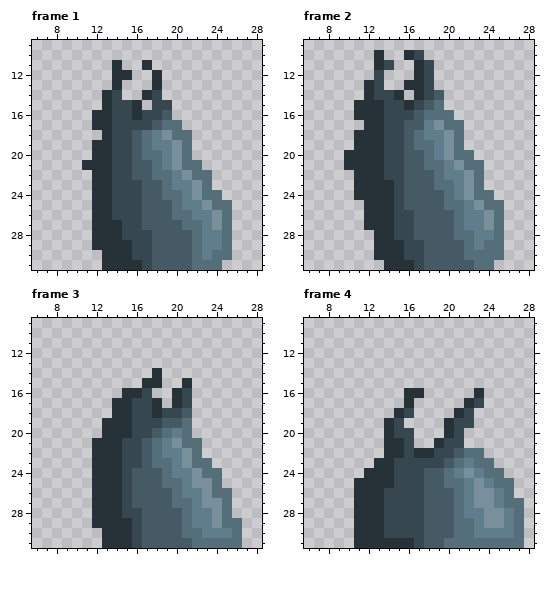
File history of a pixel-art file, Aseprite/Enemies/Slime/slime_hurt.aseprite. The picture above was drawn from the file before the commit.
64x64 pixels, 4 frames. Shown: frame 1: x 6..28, y 9..31; frame 2: x 6..28, y 9..31; frame 3: x 6..28, y 9..31; frame 4: x 6..28, y 9..31. The old version is drawn lined up with the new one, on the new canvas.
Once edited:
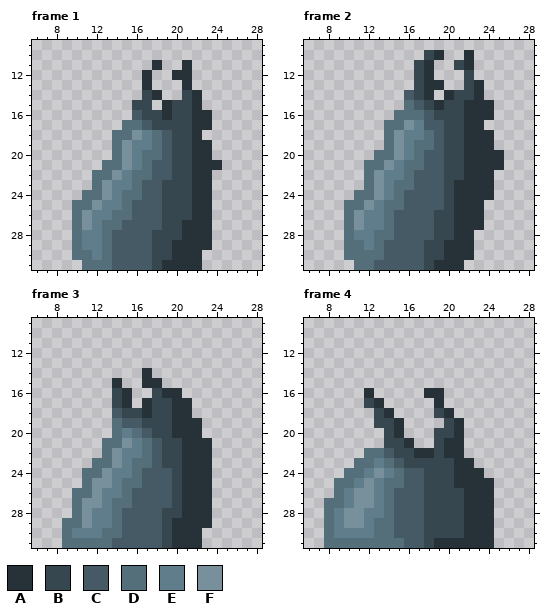
Palette (. is transparent): A #263238  B #37474f  C #455a64  D #546e7a  E #607d8b  F #78909c
Difference:
canvas 64x64 -> 32x32, the old top-left corner now at -12,-16 (the part of the old canvas that was cut away was empty and is not shown)
Changed rows in their new state; - is an unchanged pixel.
Frame 1:
first column x 10:
11 ----.--.A--A----
12 ----..-A.-AA----
13 ----.--A.--A----
14 ---..--BA--BA---
15 ---...BB.ABBA---
16 --....C--ABBAA--
17 --...DDCBBBBAA--
18 ---.DDFEDCBBA---
19 --..DFEEDCBBAA--
20 --..DFE--CBBAA--
21 -..DDFEDCCBBAAA-
22 --DDFEDDCCBBAA--
23 --DFEED--BBBAA--
24 -DDFEDD--BBBAA.-
25 DDFEEDC--BBBAA..
26 DFEEDDC--BBBAA..
27 DFEDDCC--BBAAA..
28 DEEDCCCCBBBAAA..
29 DEEDCCCCBBAAAA..
30 DDEDCCCCBBAAA...
31 -DDDCCCCBAAAA..-
Frame 2:
first column x 10:
10 ---.--..BA--A---
11 ---..--BA--BA---
12 ---.---BA---B---
13 --..--.BAA--BA--
14 --....CBA.ABBA--
15 -.....DCBABBAAA-
16 -....DDDCBBBAAA-
17 --..DDFECCBBAA--
18 -...DFEEDCBBAAA-
19 -...DFE--CBBAAA-
20 ...DDFEDCCBBAAAA
21 ..DDFEDDCCBBAAAA
22 -.DFEED--CBBAAA-
23 -.DFEDD--CBAAAA-
24 -DDFED----BAAAA-
25 DDFEDD----BAAA..
26 DFEEDCC--BBAAA..
27 DFEEDCC--BBAAA..
28 DEEDDCC--BBAA...
29 DDEDCCCCBBAAA...
30 DDDDCCCCBBAAA...
31 -DDCCCCCBAAA...-
Frame 3:
first column x 9:
14 --------A.--------
15 -----A------.-----
16 -----B-..BA-.-----
17 -----B-.ABB-A-----
18 -----CB-AB-AA-----
19 ----.DCC--BAAA----
20 ----.DEDCBBAAA----
21 ---.DDFEDCBBAAA---
22 ---.DFEEDCBBAAA---
23 ---DDFEDDCBBAAA---
24 --DDFEED--CBAAA.--
25 --DFFEDD--CBAAA.--
26 -DDFEED----BAAA..-
27 -DFFEDD----BAAA..-
28 -DFEEDCC--BBAAA..-
29 DDFEEDCC--BAAAA...
30 DEEEDDCC--BAAA....
31 DDDDDCCC--BAAA....
Frame 4:
first column x 8:
16 ----A---..AA---.----
17 ----BA--.--A--..----
18 -----BA..--BA..-----
19 -----BBA----BA.-----
20 ------BA.--BBA------
21 ------BBA--BAA------
22 ----DDCB----AA..----
23 ---DDEDC----BAA..---
24 --DDEFEDCCBBBAAA..--
25 -DDEFEDDCCBBBAAAA..-
26 -DEFFEDCCCBBBBAAA..-
27 DDEFFEDCCCBBBBAAA...
28 DEFFEEDCCCBBBBAAA...
29 DEFFEDDCCCBBBBAAA...
30 DEEEEDDCCCBBBBAAA...
31 DDDDDDDDCCBAAAAAA...
Where, in picture pixels (left, top, right, bottom), the same in both pictures:
changed: (72, 60, 232, 270)
changed: (344, 50, 504, 270)
changed: (62, 368, 242, 548)
changed: (324, 388, 524, 548)
